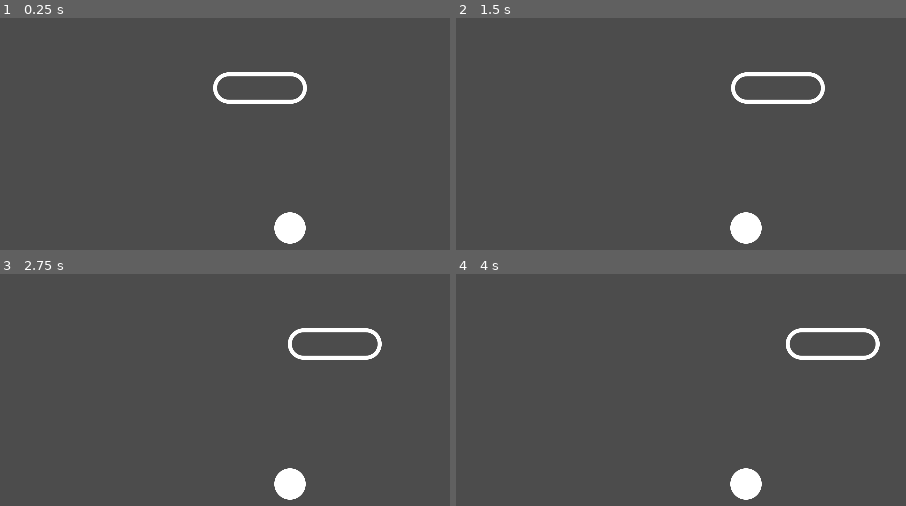
Above: before the commit, frames 1-4 (two rows, left to right).
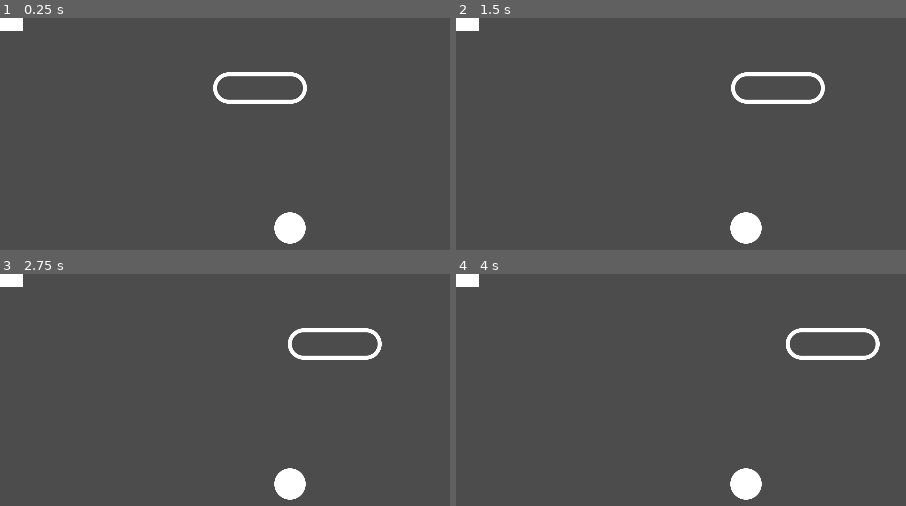
Above: after the commit, the same moments.

Repository: Bluenix2/Project-Breakout
Game: Godot game, scene res://scenes/game.tscn
Two runs of this game, one before a commit and one after it. Both use one fixed random seed, a clock stepped at 60 frames per second and the inputs below.
Inputs:
- Up to frame 1 (0.25 s): no input
- Up to frame 2 (1.5 s): tap Enter at 0.5 s; hold Right (ui_right) 0.53-1.28 s; hold Left (ui_left) from 1.28 s (still down)
- Up to frame 3 (2.75 s): release Left (ui_left) at 2.03 s; hold Right (ui_right) from 2.03 s (still down)
- Up to frame 4 (4 s): release Right (ui_right) at 3.53 s; hold Left (ui_left) from 3.53 s (still down)

The runs differ from the first frame. In frame 1, 0.3% of the frame differs, in the area x 0-6%, y 0-6%; in frame 2, 0.3%; in frame 3, 0.3%; in frame 4, 0.3%.

Commit message:
Add Brick sprite and collision-shape

Diff:
--- a/scenes/brick.tscn
+++ b/scenes/brick.tscn
@@ -1,3 +1,14 @@
-[gd_scene format=2]
+[gd_scene load_steps=3 format=2]
+
+[ext_resource path="res://assets/brick.png" type="Texture" id=1]
+
+[sub_resource type="RectangleShape2D" id=1]
+extents = Vector2( 75, 42 )
 
 [node name="Brick" type="StaticBody2D"]
+
+[node name="CollisionShape" type="CollisionShape2D" parent="."]
+shape = SubResource( 1 )
+
+[node name="Sprite" type="Sprite" parent="."]
+texture = ExtResource( 1 )
Binary file added: assets/brick.png
